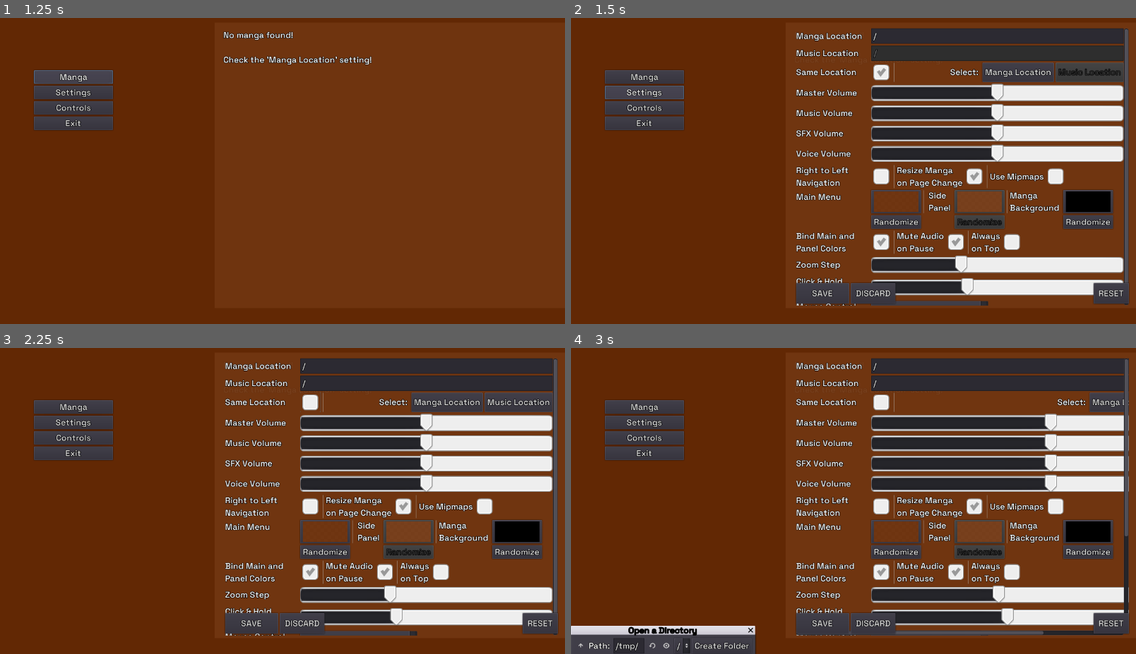
Above: before the commit, frames 1-4 (two rows, left to right).
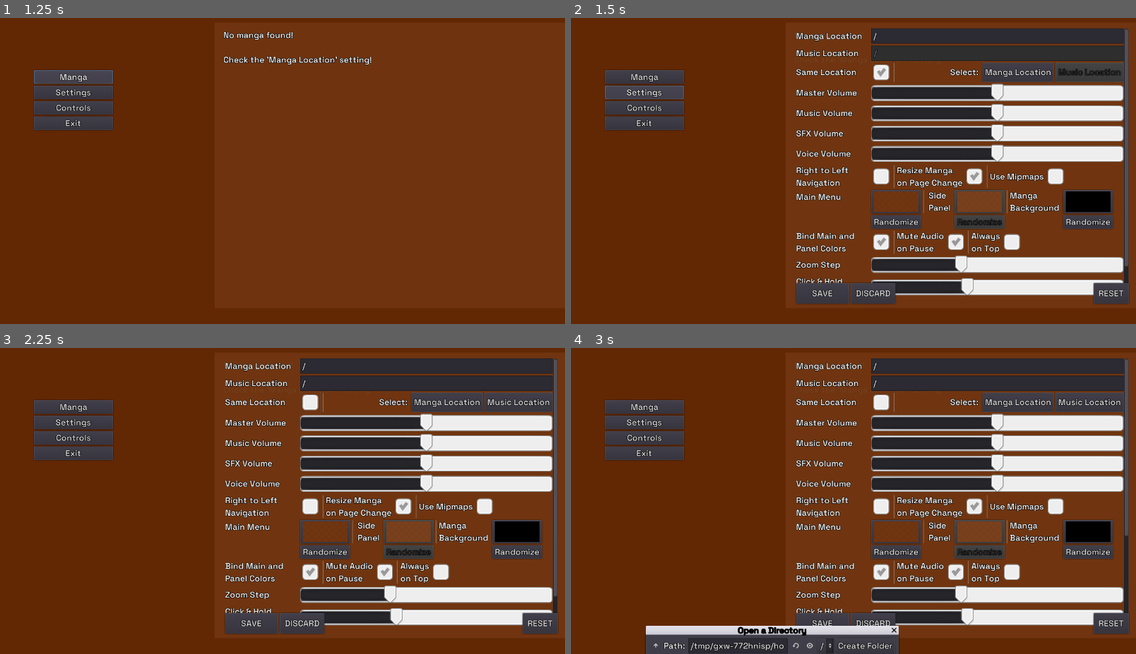
Above: after the commit, the same moments.

Repository: MrPoblin/Sound-Manga-Reader-Godot
Game: Godot game, scene res://Scenes/UI/Main.tscn
The game is run twice, just before and just after one commit, with the same random seed, the same clock (stepped at 60 frames per second) and the same inputs. The engine's default icon, where the game draws it, is replaced by a stand-in: a white triangle on a blue panel in a dark square.
Inputs (mouse positions are in pixels of both pictures, inside the frame that each line leads up to):
- Up to frame 1 (1.25 s): click "Manga" at 0.5 s
- Up to frame 2 (1.5 s): click "Settings" at 1.25 s
- Up to frame 3 (2.25 s): click (310, 403) at 2 s
- Up to frame 4 (3 s): click "Manga Location" at 2.75 s

Frame 1 is identical in both runs. In frame 2, 0.4% of the frame differs, in the area x 39-99%, y 80-95%; in frame 3, 0.4%; in frame 4, 8.7%, in the area x 0-99%, y 3-100%.

Commit message:
Settings HSeparators prepared

Diff:
--- a/Scenes/UI/Settings.tscn
+++ b/Scenes/UI/Settings.tscn
@@ -22,11 +22,11 @@
 
 [node name="SettingScroll" type="ScrollContainer" parent="set"]
 anchor_right = 0.98
-anchor_bottom = 1.0
+anchor_bottom = 0.98
 
 [node name="SettingGrid" type="GridContainer" parent="set/SettingScroll"]
 margin_right = 1216.77
-margin_bottom = 379.0
+margin_bottom = 397.0
 size_flags_horizontal = 3
 custom_constants/vseparation = 4
 custom_constants/hseparation = 20
@@ -453,6 +453,12 @@
 size_flags_horizontal = 0
 script = ExtResource( 9 )
 
+[node name="space" type="Label" parent="set/SettingScroll/SettingGrid"]
+margin_top = 383.0
+margin_right = 99.0
+margin_bottom = 397.0
+text = "    "
+
 [node name="SettEndGrid" type="GridContainer" parent="set"]
 anchor_top = 0.92
 anchor_right = 0.98
@@ -485,6 +491,7 @@
 margin_left = 205.0
 margin_right = 1132.0
 margin_bottom = 52.0
+mouse_filter = 2
 size_flags_horizontal = 3
 
 [node name="SettingReset" type="Button" parent="set/SettEndGrid"]
--- a/Scripts/UI/SettingGrid.gd
+++ b/Scripts/UI/SettingGrid.gd
@@ -3,6 +3,8 @@
 
 func _ready():
 	update_values()
+#	separate()
+
 
 func update_values():
 	$le_storage_manga.text = Config.config.get_value("storage", "manga", OS.get_system_dir(OS.SYSTEM_DIR_DOWNLOADS) + "/")
@@ -89,3 +91,16 @@
 
 func _on_s_voice_value_changed(value):
 	Config.load_bus(3, value)
+
+func separate() -> void:
+	var childNum: int = self.get_child_count()
+	var children = self.get_children()
+	var num: int = 0
+	for child in children:
+		if(num == 2):
+			var newSep = HSeparator.new()
+			self.add_child_below_node(child, newSep)
+			newSep = HSeparator.new()
+			self.add_child_below_node(child, newSep)
+			num = 0
+		num += 1
